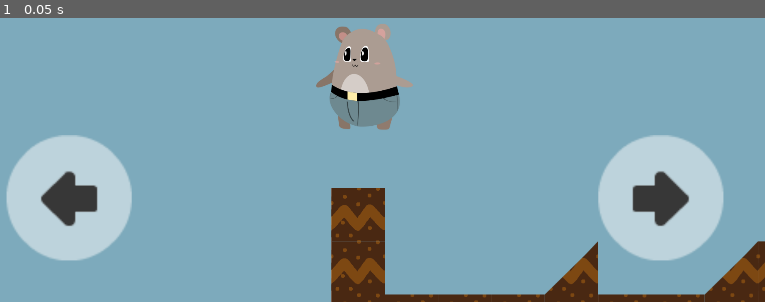
Above: before the commit, frame 1.
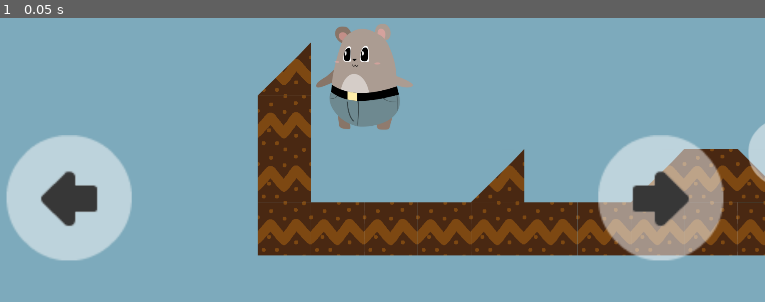
Above: after the commit, the same moment.

Repository: arnaudcoj/buttbutt_adventures
Game: Godot game, scene res://levels/DebugLevel.tscn
Same seed, same stepped clock (60 frames per second), same inputs: the game is played once before the commit and once after it.
Inputs:
- Up to frame 1 (0.05 s): no input

The runs differ from the first frame. In frame 1, 22% of the frame differs, in the area x 33-100%, y 8-100%.
Error after the commit: Parse Error: Invalid export type. Only built-in and native resource types can be exported. (res://GUI/ControlCanvas/ControlButton.gd:5)

Commit message:
Add controls changers

Diff:
--- a/sources/GUI/ControlCanvas/ControlButton.gd
+++ b/sources/GUI/ControlCanvas/ControlButton.gd
@@ -1,6 +1,8 @@
 extends Control
 
 export var action := "ui_select"
+
+export var sprites = {"walk_left": Object(), "walk_right": Object(), "jump": Object()}
 
 var touch_id = null
 
@@ -22,3 +24,6 @@
 func _exit_tree():
 	if touch_id != null:
 		Input.action_release(action)
+
+func update_control_icon(new_action):
+	$Control/TextureRect.texture = sprites[new_action]
--- a/sources/GUI/ControlCanvas/ControlButton.tscn
+++ b/sources/GUI/ControlCanvas/ControlButton.tscn
@@ -1,6 +1,9 @@
-[gd_scene load_steps=2 format=2]
+[gd_scene load_steps=5 format=2]
 
 [ext_resource path="res://GUI/ControlCanvas/ControlButton.gd" type="Script" id=1]
+[ext_resource path="res://GUI/sprites/debug/transparentLight/transparentLight22.png" type="Texture" id=2]
+[ext_resource path="res://GUI/sprites/debug/transparentLight/transparentLight23.png" type="Texture" id=3]
+[ext_resource path="res://GUI/sprites/debug/transparentLight/transparentLight43_jump.png" type="Texture" id=4]
 
 [node name="ControlButton" type="Control"]
 self_modulate = Color( 1, 1, 1, 0.0588235 )
@@ -16,3 +19,8 @@
 size_flags_vertical = 1
 script = ExtResource( 1 )
 action = "ui_select"
+sprites = {
+"jump": ExtResource( 4 ),
+"walk_left": ExtResource( 2 ),
+"walk_right": ExtResource( 3 )
+}
--- /dev/null
+++ b/sources/GUI/ControlCanvas/ControlCanvas.gd
@@ -0,0 +1,5 @@
+extends Control
+
+func update_controls_icons(left_action, right_action):
+	$LeftControlButton.update_control_icon(left_action)
+	$RightControlButton.update_control_icon(right_action)
--- a/sources/GUI/ControlCanvas/ControlCanvas.tscn
+++ b/sources/GUI/ControlCanvas/ControlCanvas.tscn
@@ -1,7 +1,11 @@
-[gd_scene load_steps=3 format=2]
+[gd_scene load_steps=7 format=2]
 
-[ext_resource path="res://GUI/ControlCanvas/LeftControlButton.tscn" type="PackedScene" id=1]
-[ext_resource path="res://GUI/ControlCanvas/RightControlButton.tscn" type="PackedScene" id=2]
+[ext_resource path="res://GUI/ControlCanvas/ControlCanvas.gd" type="Script" id=1]
+[ext_resource path="res://GUI/ControlCanvas/LeftControlButton.tscn" type="PackedScene" id=2]
+[ext_resource path="res://GUI/sprites/debug/transparentLight/transparentLight22.png" type="Texture" id=3]
+[ext_resource path="res://GUI/sprites/debug/transparentLight/transparentLight23.png" type="Texture" id=4]
+[ext_resource path="res://GUI/sprites/debug/transparentLight/transparentLight43_jump.png" type="Texture" id=5]
+[ext_resource path="res://GUI/ControlCanvas/RightControlButton.tscn" type="PackedScene" id=6]
 
 [node name="ControlCanvas" type="Control"]
 anchor_left = 0.0
@@ -14,7 +18,18 @@
 mouse_default_cursor_shape = 0
 size_flags_horizontal = 1
 size_flags_vertical = 1
+script = ExtResource( 1 )
 
-[node name="LeftControlButton" parent="." instance=ExtResource( 1 )]
+[node name="LeftControlButton" parent="." instance=ExtResource( 2 )]
+sprites = {
+"jump": ExtResource( 5 ),
+"walk_left": ExtResource( 3 ),
+"walk_right": ExtResource( 4 )
+}
 
-[node name="RightControlButton" parent="." instance=ExtResource( 2 )]
+[node name="RightControlButton" parent="." instance=ExtResource( 6 )]
+sprites = {
+"jump": ExtResource( 5 ),
+"walk_left": ExtResource( 3 ),
+"walk_right": ExtResource( 4 )
+}
--- a/sources/GUI/ControlCanvas/LeftControlButton.tscn
+++ b/sources/GUI/ControlCanvas/LeftControlButton.tscn
@@ -1,11 +1,18 @@
-[gd_scene load_steps=3 format=2]
+[gd_scene load_steps=5 format=2]
 
 [ext_resource path="res://GUI/ControlCanvas/ControlButton.tscn" type="PackedScene" id=1]
 [ext_resource path="res://GUI/sprites/debug/transparentLight/transparentLight22.png" type="Texture" id=2]
+[ext_resource path="res://GUI/sprites/debug/transparentLight/transparentLight23.png" type="Texture" id=3]
+[ext_resource path="res://GUI/sprites/debug/transparentLight/transparentLight43_jump.png" type="Texture" id=4]
 
 [node name="LeftControlButton" instance=ExtResource( 1 )]
 anchor_right = 0.5
 action = "left_action"
+sprites = {
+"jump": ExtResource( 4 ),
+"walk_left": ExtResource( 2 ),
+"walk_right": ExtResource( 3 )
+}
 
 [node name="Control" type="Control" parent="." index="0"]
 anchor_left = 0.0
--- a/sources/GUI/ControlCanvas/RightControlButton.tscn
+++ b/sources/GUI/ControlCanvas/RightControlButton.tscn
@@ -1,11 +1,18 @@
-[gd_scene load_steps=3 format=2]
+[gd_scene load_steps=5 format=2]
 
 [ext_resource path="res://GUI/ControlCanvas/ControlButton.tscn" type="PackedScene" id=1]
-[ext_resource path="res://GUI/sprites/debug/transparentLight/transparentLight23.png" type="Texture" id=2]
+[ext_resource path="res://GUI/sprites/debug/transparentLight/transparentLight22.png" type="Texture" id=2]
+[ext_resource path="res://GUI/sprites/debug/transparentLight/transparentLight23.png" type="Texture" id=3]
+[ext_resource path="res://GUI/sprites/debug/transparentLight/transparentLight43_jump.png" type="Texture" id=4]
 
 [node name="ControlButton" instance=ExtResource( 1 )]
 anchor_left = 0.5
 action = "right_action"
+sprites = {
+"jump": ExtResource( 4 ),
+"walk_left": ExtResource( 2 ),
+"walk_right": ExtResource( 3 )
+}
 
 [node name="Control" type="Control" parent="." index="0"]
 anchor_left = 1.0
--- /dev/null
+++ b/sources/autoload/Controls.gd
@@ -0,0 +1,4 @@
+extends Node
+
+func _ready():
+	pass
--- a/sources/entities/buttbutt/ButtButt.tscn
+++ b/sources/entities/buttbutt/ButtButt.tscn
@@ -106,4 +106,5 @@
 [node name="Fall" type="Node" parent="FSM"]
 script = ExtResource( 8 )
 
+[connection signal="controls" from="." to="HumanControler" method="update_controls"]
 [connection signal="area_entered" from="InteractionArea" to="." method="_on_area_entered"]
--- a/sources/entities/buttbutt/buttbutt.gd
+++ b/sources/entities/buttbutt/buttbutt.gd
@@ -2,6 +2,7 @@
 
 signal dead
 signal goal
+signal controls
 
 var velocity := Vector2()
 
@@ -26,3 +27,6 @@
 		emit_signal("goal")
 		#DEBUG
 		get_tree().reload_current_scene()
+	elif area.is_in_group("controls"):
+		print("controls changed : ", area.left_action, area.right_action)
+		emit_signal("controls", area.left_action, area.right_action)
--- a/sources/entities/controlers/HumanControler.gd
+++ b/sources/entities/controlers/HumanControler.gd
@@ -7,6 +7,7 @@
 
 func _ready():
 	body = get_parent()
+	body.emit_signal("controls", left_action, right_action)
 
 func _input(event):
 	# change time scale
@@ -43,3 +44,14 @@
 #			last_action = "ui_left"
 #		else:
 #			last_action = ""
+
+func update_controls(new_left_action, new_right_action):
+	if left_action != new_left_action:
+		if Input.is_action_pressed(left_action):
+			Input.action_release(left_action)
+		left_action = new_left_action
+
+	if right_action != new_right_action:
+		if Input.is_action_pressed(right_action):
+			Input.action_release(right_action)
+		right_action = new_right_action
--- /dev/null
+++ b/sources/levels/ControlsChanger.gd
@@ -0,0 +1,15 @@
+extends Area2D
+
+export var left_action := "walk_left"
+export var right_action := "walk_right"
+
+export var sprites = {"walk_left": Object(), "walk_right": Object(), "jump": Object()}
+
+func _ready():
+	update_indicators()
+
+func update_indicators():
+	if sprites.has(left_action):
+		$LeftActionIndicator/Sprite.texture = sprites[left_action]
+	if sprites.has(right_action):
+		$RightActionIndicator/Sprite.texture = sprites[right_action]
--- /dev/null
+++ b/sources/levels/ControlsChanger.tscn
@@ -0,0 +1,52 @@
+[gd_scene load_steps=7 format=2]
+
+[ext_resource path="res://levels/ControlsChanger.gd" type="Script" id=1]
+[ext_resource path="res://GUI/sprites/debug/transparentLight/transparentLight22.png" type="Texture" id=2]
+[ext_resource path="res://GUI/sprites/debug/transparentLight/transparentLight23.png" type="Texture" id=3]
+[ext_resource path="res://GUI/sprites/debug/transparentLight/transparentLight43_jump.png" type="Texture" id=4]
+[ext_resource path="res://levels/debug/hud_gem_blue.png" type="Texture" id=5]
+
+[sub_resource type="CircleShape2D" id=1]
+
+custom_solver_bias = 0.0
+radius = 66.764
+
+[node name="ControlsChanger" type="Area2D" groups=[
+"controls",
+]]
+input_pickable = true
+gravity_vec = Vector2( 0, 1 )
+gravity = 98.0
+linear_damp = 0.1
+angular_damp = 1.0
+audio_bus_override = false
+audio_bus_name = "Master"
+script = ExtResource( 1 )
+left_action = "walk_left"
+right_action = "walk_right"
+sprites = {
+"jump": ExtResource( 4 ),
+"walk_left": ExtResource( 2 ),
+"walk_right": ExtResource( 3 )
+}
+
+[node name="Sprite" type="Sprite" parent="."]
+scale = Vector2( 5, 5 )
+texture = ExtResource( 5 )
+
+[node name="CollisionShape2D" type="CollisionShape2D" parent="."]
+shape = SubResource( 1 )
+
+[node name="LeftActionIndicator" type="Node2D" parent="."]
+position = Vector2( -80, 0 )
+scale = Vector2( 2, 2 )
+
+[node name="Sprite" type="Sprite" parent="LeftActionIndicator"]
+texture = ExtResource( 2 )
+
+[node name="RightActionIndicator" type="Node2D" parent="."]
+position = Vector2( 80, 0 )
+scale = Vector2( 2, 2 )
+
+[node name="Sprite" type="Sprite" parent="RightActionIndicator"]
+texture = ExtResource( 2 )
--- a/sources/levels/DebugLevel.tscn
+++ b/sources/levels/DebugLevel.tscn
@@ -6,6 +6,10 @@
 [ext_resource path="res://GUI/ControlCanvas/ControlCanvas.tscn" type="PackedScene" id=4]
 [ext_resource path="res://levels/DeathZone.tscn" type="PackedScene" id=5]
 [ext_resource path="res://levels/GoalZone.tscn" type="PackedScene" id=6]
+[ext_resource path="res://levels/ControlsChanger.tscn" type="PackedScene" id=7]
+[ext_resource path="res://GUI/sprites/debug/transparentLight/transparentLight22.png" type="Texture" id=8]
+[ext_resource path="res://GUI/sprites/debug/transparentLight/transparentLight23.png" type="Texture" id=9]
+[ext_resource path="res://GUI/sprites/debug/transparentLight/transparentLight43_jump.png" type="Texture" id=10]
 
 [sub_resource type="RectangleShape2D" id=1]
 
@@ -36,10 +40,10 @@
 collision_mask = 1
 occluder_light_mask = 1
 format = 1
-tile_data = PoolIntArray( -65517, 6, 0, 17, 0, 0, 18, 0, 0,  …(78 unchanged characters)… , 2, 0, 131097, 0, 0, 131098, 2, 0, 196634, 0, 0, 196635, 2, 0, 262144, 0, 0, 262158, 0, 0, 262171, 0, 0, 262172, 2, 0, 327680, 0, 0, 327684, 1, 0, 327687, 1, 0, 327688, 0, 0, 327689, 2, 0, 327691, 1, 0, 327692, 2, 0, 327694, 0, 0, 327708, 0, 0, 327709, 2, 0, 393216, 0, 0, 393217, 0, 0, 393218, 0, 0, 393219, 0, 0, 393220, 0, 0, 393221, 0, 0, 393222, 0, 0, 393223, 0, 0, 393224, 0, 0, 393225, 0, 0, 393226, 0, 0, 393227, 0, 0, 393228, 0, 0, 393229, 0, 0, 393230, 0, 0, 393231, 0, 0, 393232, 0, 0, 393233, 0, 0, 393234, 0, 0, 393235, 0, 0, 393245, 0, 0, 393246, 2, 0, 458769, 0, 0, 458770, 0, 0, 458771, 0, 0, 458772, 0, 0, 458782, 0, 0, 458783, 2, 0, 524308, 0, 0, 524309, 0, 0, 524319, 0, 0, 524320, 2, 0, 589845, 0, 0, 589846, 0, 0, 655382, 0, 0, 655383, 0, 0, 655394, 1, 0, 720919, 0, 0, 720920, 0, 0, 720921, …(203 unchanged characters)…
+tile_data = PoolIntArray( -65517, 6, 0, 17, 0, 0, 18, 0, 0,  …(78 unchanged characters)… , 2, 0, 131097, 0, 0, 131098, 2, 0, 196608, 1, 0, 196622, 1, 0, 196634, 0, 0, 196635, 2, 0, 262144, 0, 0, 262158, 0, 0, 262171, 0, 0, 262172, 2, 0, 327680, 0, 0, 327684, 1, 0, 327687, 1, 0, 327688, 0, 0, 327689, 2, 0, 327691, 1, 0, 327692, 2, 0, 327694, 0, 0, 327708, 0, 0, 327709, 2, 0, 393216, 0, 0, 393217, 0, 0, 393218, 0, 0, 393219, 0, 0, 393220, 0, 0, 393221, 0, 0, 393222, 0, 0, 393223, 0, 0, 393224, 0, 0, 393225, 0, 0, 393226, 0, 0, 393227, 0, 0, 393228, 0, 0, 393229, 0, 0, 393230, 0, 0, 393231, 0, 0, 393232, 0, 0, 393233, 0, 0, 393234, 0, 0, 393235, 0, 0, 393245, 0, 0, 393246, 2, 0, 458769, 0, 0, 458770, 0, 0, 458771, 0, 0, 458772, 0, 0, 458782, 0, 0, 458783, 2, 0, 524308, 0, 0, 524309, 0, 0, 524319, 0, 0, 524320, 2, 0, 589845, 0, 0, 589846, 0, 0, 655382, 0, 0, 655383, 0, 0, 655394, 1, 0, 655395, 0, 0, 720919, 0, 0, 720920, 0, 0, 720921, …(203 unchanged characters)…
 
 [node name="ButtButt" parent="." index="1" instance=ExtResource( 3 )]
-position = Vector2( 80.6357, 245.896 )
+position = Vector2( 257.584, 467.461 )
 
 [node name="StaticBody2D" type="StaticBody2D" parent="." index="2"]
 position = Vector2( 169.084, 987.198 )
@@ -73,3 +77,28 @@
 
 [node name="CollisionShape2D" type="CollisionShape2D" parent="GoalZone" index="0"]
 shape = SubResource( 2 )
+
+[node name="ControlsChangers" type="Node2D" parent="." index="6"]
+__meta__ = {
+"_edit_lock_": true
+}
+
+[node name="ControlsChanger1" parent="ControlsChangers" index="0" instance=ExtResource( 7 )]
+position = Vector2( 1337.47, 648.906 )
+left_action = "jump"
+sprites = {
+"jump": ExtResource( 10 ),
+"walk_left": ExtResource( 8 ),
+"walk_right": ExtResource( 9 )
+}
+
+[node name="ControlsChanger2" parent="ControlsChangers" index="1" instance=ExtResource( 7 )]
+position = Vector2( 4534.69, 1177.01 )
+right_action = "jump"
+sprites = {
+"jump": ExtResource( 10 ),
+"walk_left": ExtResource( 8 ),
+"walk_right": ExtResource( 9 )
+}
+
+[connection signal="controls" from="ButtButt" to="CanvasLayer/ControlCanvas" method="update_controls_icons"]
Not shown: 1 places in sources/GUI/ControlCanvas/RightControlButton.tscn that only renumber resources
Not shown: 1 places in sources/levels/DebugLevel.tscn that only renumber resources
